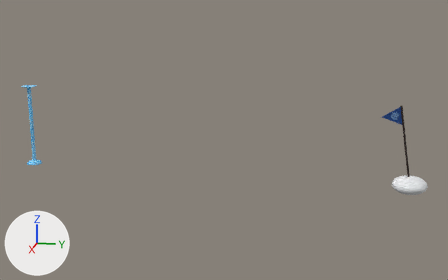
An edit to the FBX model models/WinterWonderland.fbx, drawn before and after from the same camera.
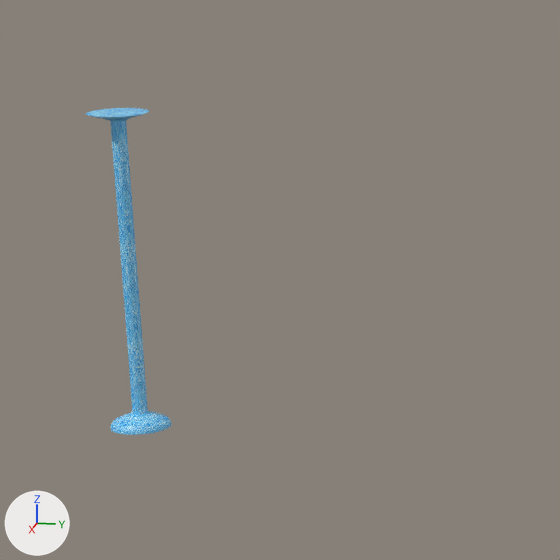
The first picture shows the older version from a 50 mm lens placed at (15.22, 8.39, 4.72), pointed at (-0.03, 5.34, 0.91). The close-ups show both versions on the part from 0% to 31% of the width and 21% to 70% of the height of that picture. The axes (+X, +Y, +Z) are drawn at lower left. The lights are the same throughout. Where no turn or scale is listed for an object, it has been applied to the vertices.
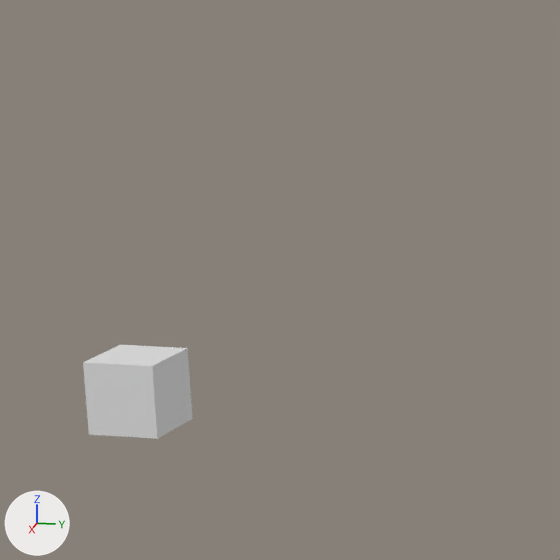
Pixel boxes (x1, y1, x2, y2) of what changed, in the close-ups (560 x 560 px):
'Cube', added
    after: (83, 345, 192, 439)
'Cylinder.001', deleted
    before: (110, 120, 148, 414)
'Cylinder', deleted
    before: (111, 411, 172, 435)
'Cylinder.002', deleted
    before: (86, 108, 149, 121)

Diff of the bpy script that builds the scene:
```diff
--- a/models/WinterWonderland.fbx.py
+++ b/models/WinterWonderland.fbx.py
@@ mat_material @@
+mat_material = principled_material('Material')
+mat_material.base_color = (0.8, 0.8, 0.8)  # white #e7e7e7
+mat_material.roughness = 0.4
@@ me_cube @@
+me_cube.from_pydata(...)  # a box spanning x -0.25..0.25, y -0.25..0.25, z -0.25..0.25
+me_cube.materials.append(mat_material)  # white #e7e7e7
@@ ob_cylinder_001 @@
-ob_cylinder_001 = bpy.data.objects.new('Cylinder.001', me_cylinder_002)
-ob_cylinder_001.location = (0.0, 0.0, 1.1)
@@ ob_cylinder_002 @@
-ob_cylinder_002 = bpy.data.objects.new('Cylinder.002', me_cylinder_003)
-ob_cylinder_002.location = (0.0, 0.0, 2.15)
@@ ob_cylinder @@
-ob_cylinder = bpy.data.objects.new('Cylinder', me_cylinder_001)
-ob_cylinder.location = (0.0, 0.0, 0.05)
@@ ob_cube @@
+ob_cube = bpy.data.objects.new('Cube', me_cube)
+ob_cube.location = (0.0, 0.0, 0.25)
```
